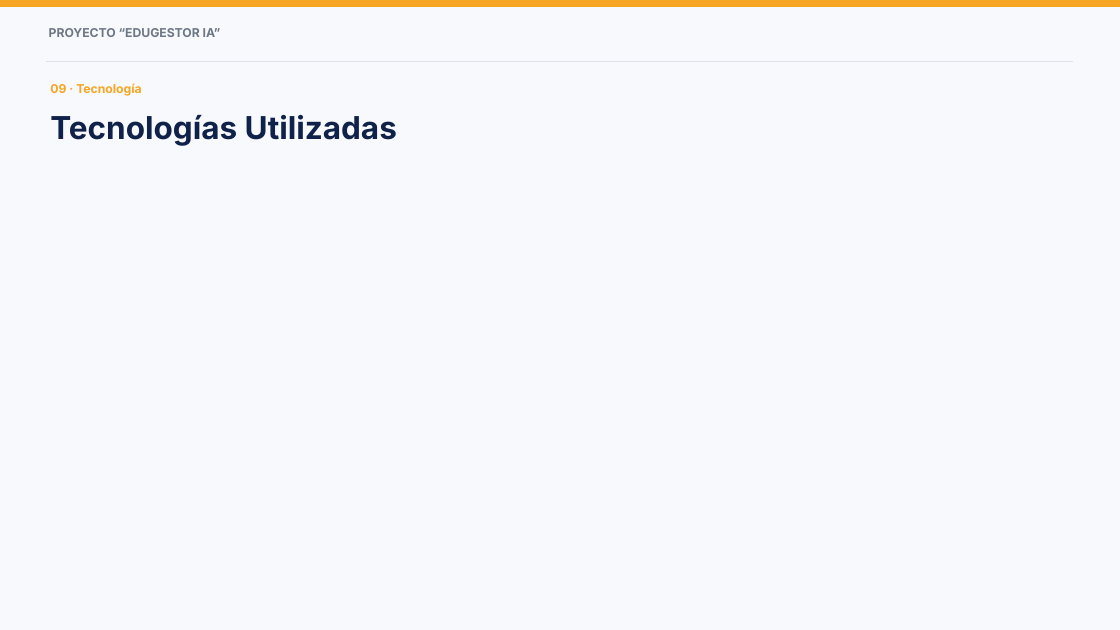
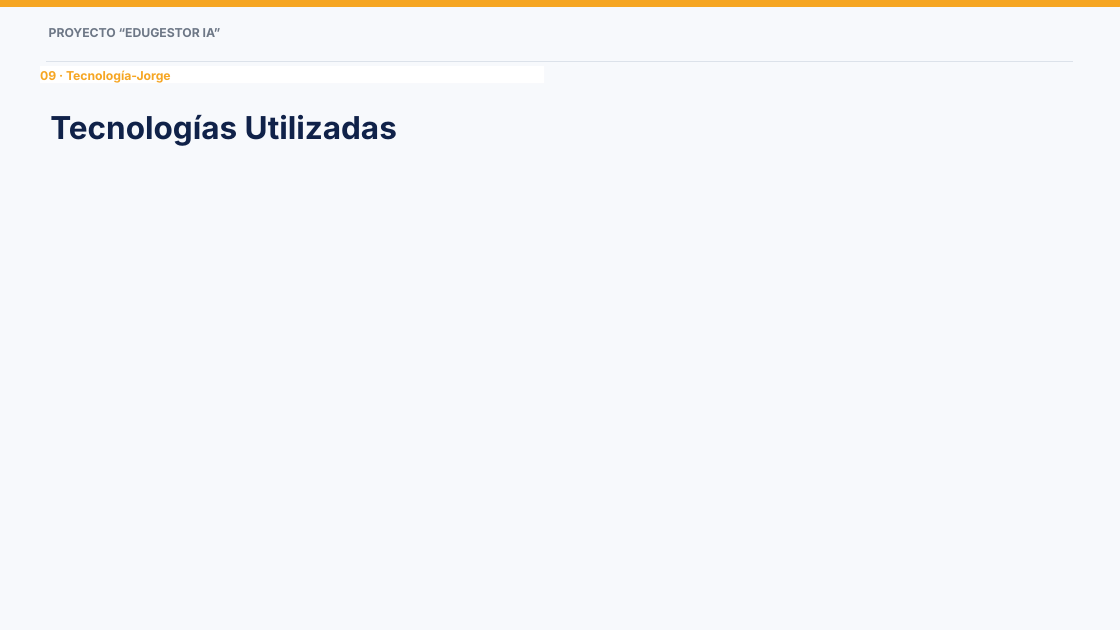
Before and after one commit to EstebanIn/Grupo5Capstone, a slide deck: slide 10 of Fase 3/Evidencias Grupales/Presentacion Proyecto_EdugestorIA.pptx. Drawn at 1120x630 pixels with LibreOffice and Linux fonts; fonts in the diff are those of the drawing; background and template pictures are left out. Boxes give left, top, right and bottom in pixels: in the first picture for what was removed or moved away, otherwise in the second. Text is boxed around its words. In the diff, an @@ line names an element or a change of style, - is before the commit and + after.

```diff
--- a/Fase 3/Evidencias Grupales/Presentacion Proyecto_EdugestorIA.pptx
+++ b/Fase 3/Evidencias Grupales/Presentacion Proyecto_EdugestorIA.pptx
@@ text in rectangle at [40, 70, 171, 83]: text changed @@
-09 · Tecnología
+09 · Tecnología-Jorge
@@ rectangle "09 · Tecnología-Jorge": place and size @@
-rectangle "09 · Tecnología-Jorge" at [50, 83, 141, 96]
+rectangle "09 · Tecnología-Jorge" at [40, 66, 544, 83]
@@ rectangle "09 · Tecnología-Jorge" at [40, 66, 544, 83]: fill none to #FFFFFF @@
```
Also in this commit, not shown: 5 other slides changed, 1 slide added, 10 other files.
